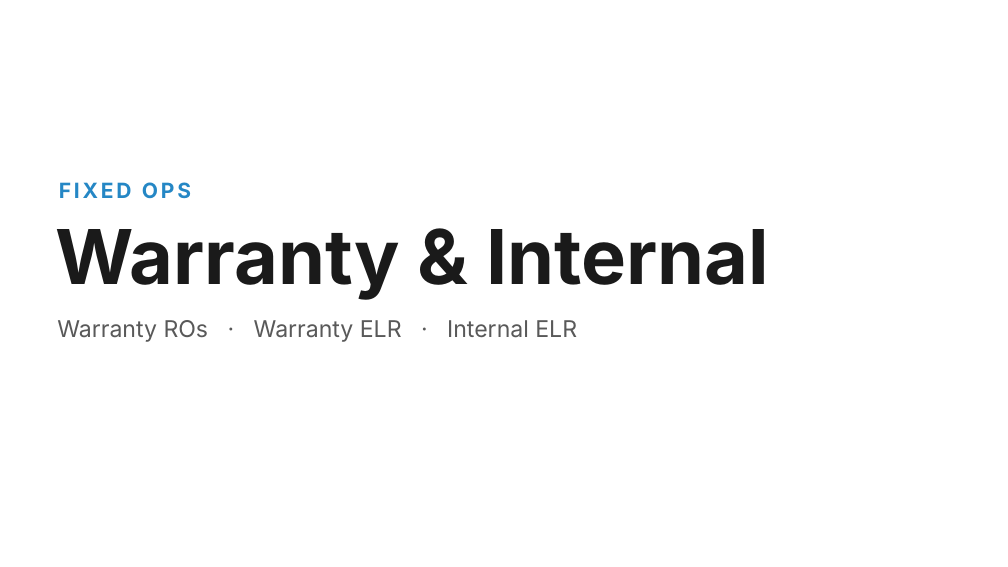
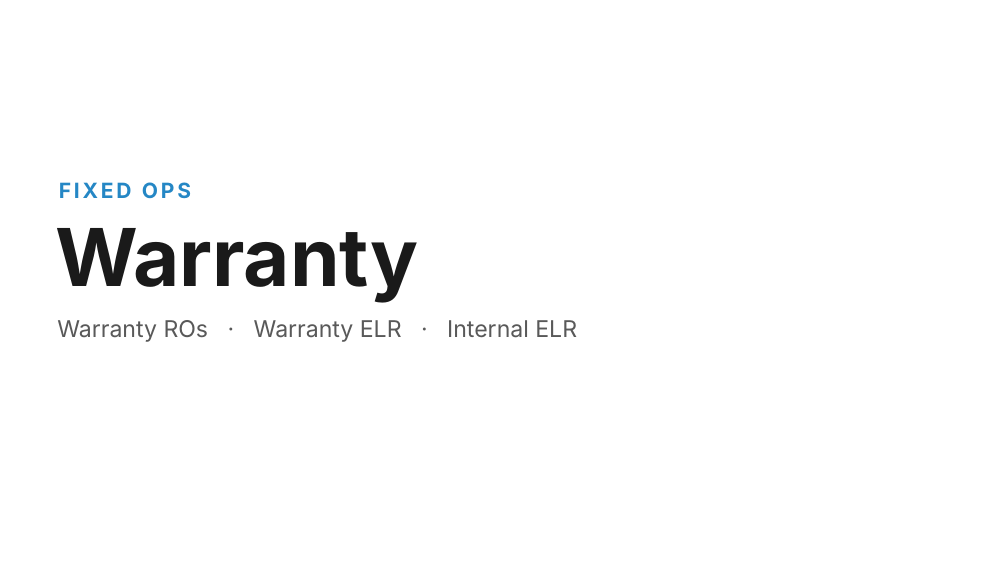
Before and after one commit to Ndresner/Noah, a slide deck: slide 1 of day2-deck/decks/Warranty & Internal - House Style.pptx. Drawn at 1008x567 pixels with LibreOffice and Linux fonts; fonts in the diff are those of the drawing. Boxes give left, top, right and bottom in pixels: in the first picture for what was removed or moved away, otherwise in the second. Text is boxed around its words. In the diff, an @@ line names an element or a change of style, - is before the commit and + after.

```diff
--- a/day2-deck/decks/Warranty & Internal - House Style.pptx
+++ b/day2-deck/decks/Warranty & Internal - House Style.pptx
@@ text at bbox=[55, 228, 419, 302]: text changed; size 72 to 76 pt @@
-Warranty & Internal
+Warranty
```
Also in this commit, not shown: 9 other slides changed, 12 other files.
